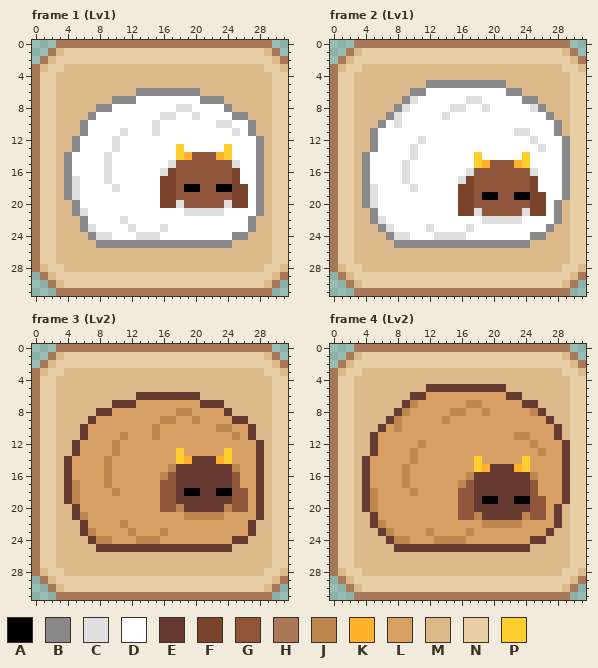
One commit to this pixel-art file: Aseprite/Sheep.aseprite. The picture above was drawn from the file before the commit.
32x32 pixels, 6 frames. Shown: frame 1 (Lv1), frame 2 (Lv1), frame 3 (Lv2), frame 4 (Lv2). The commit also changed other frames, which this record leaves out.
Palette (. is transparent): A #000000  B #898989  C #dfdfdf  D #ffffff  E #663931  F #79442b  G #8f563b  H #aa7959  J #bc864e  K #ffb12c  L #d9a066  M #dcb98a  N #e8cfa6  P #ffce2c
After the commit:
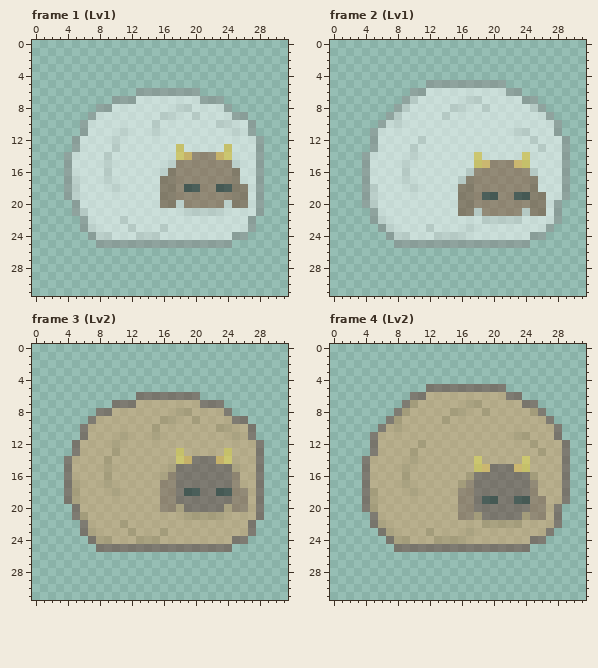
Diff:
layer "Button_Up" now hidden
layer "Button_Down" now hidden
layer "Sheep" opacity 100% -> 50%
colour A: #000000 -> #00000080
colour B: #898989 -> #89898980
colour C: #dfdfdf -> #dfdfdf80
colour D: #ffffff -> #ffffff80
colour E: #663931 -> #66393180
colour F: #79442b -> #79442b80
colour G: #8f563b -> #8f563b80
colour J: #bc864e -> #bc864e80
colour K: #ffb12c -> #ffb12c80
colour L: #d9a066 -> #d9a06680
colour P: #ffce2c -> #ffce2c80
Changed rows in their new state; - is a pixel that keeps its letter.
Frame 1 (Lv1):
first column x 0:
 0 ---...........................--
 1 --.............................-
 2 -...............................
 3 ................................
 4 ................................
 5 ................................
 6 .............--------...........
 7 ..........--------------........
 8 ........-----------------.......
 9 .......--------------------.....
10 ......----------------------....
11 ......----------------------....
12 .....------------------------...
13 .....------------------------...
14 ....-------------------------...
15 ....-------------------------...
16 ....-------------------------...
17 ....-------------------------...
18 ....-------------------------...
19 ....-------------------------...
20 .....------------------------...
21 .....------------------------...
22 ......----------------------....
23 ......----------------------....
24 .......--------------------.....
25 ........-----------------.......
26 ................................
27 ................................
28 ................................
29 -...............................
30 --.............................-
31 ---...........................--
Frame 2 (Lv1):
first column x 0:
 0 ---...........................--
 1 --.............................-
 2 -...............................
 3 ................................
 4 ................................
 5 ............----------..........
 6 ..........--------------........
 7 .........-----------------......
 8 ........-------------------.....
 9 .......---------------------....
10 ......-----------------------...
11 .....------------------------...
12 .....-------------------------..
13 .....-------------------------..
14 ....--------------------------..
15 ....--------------------------..
16 ....--------------------------..
17 ....--------------------------..
18 ....--------------------------..
19 ....--------------------------..
20 ....-------------------------...
21 .....------------------------...
22 .....------------------------...
23 ......----------------------....
24 .......--------------------.....
25 ........-----------------.......
26 ................................
27 ................................
28 ................................
29 -...............................
30 --.............................-
31 ---...........................--
Frame 3 (Lv2): the same change as frame 1 (Lv1)
Frame 4 (Lv2): the same change as frame 2 (Lv1)
